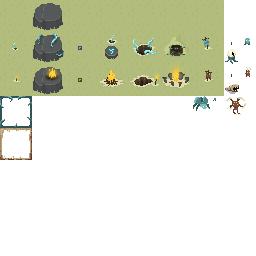
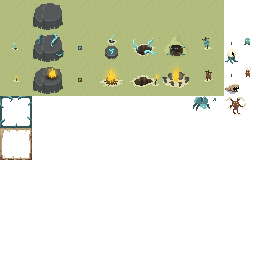
The second 256x256 image is a revision of the first. Changes to its layers:
showed "fire glow" (3rd of 4, in "pyre") over bbox(103, 66, 121, 86)
